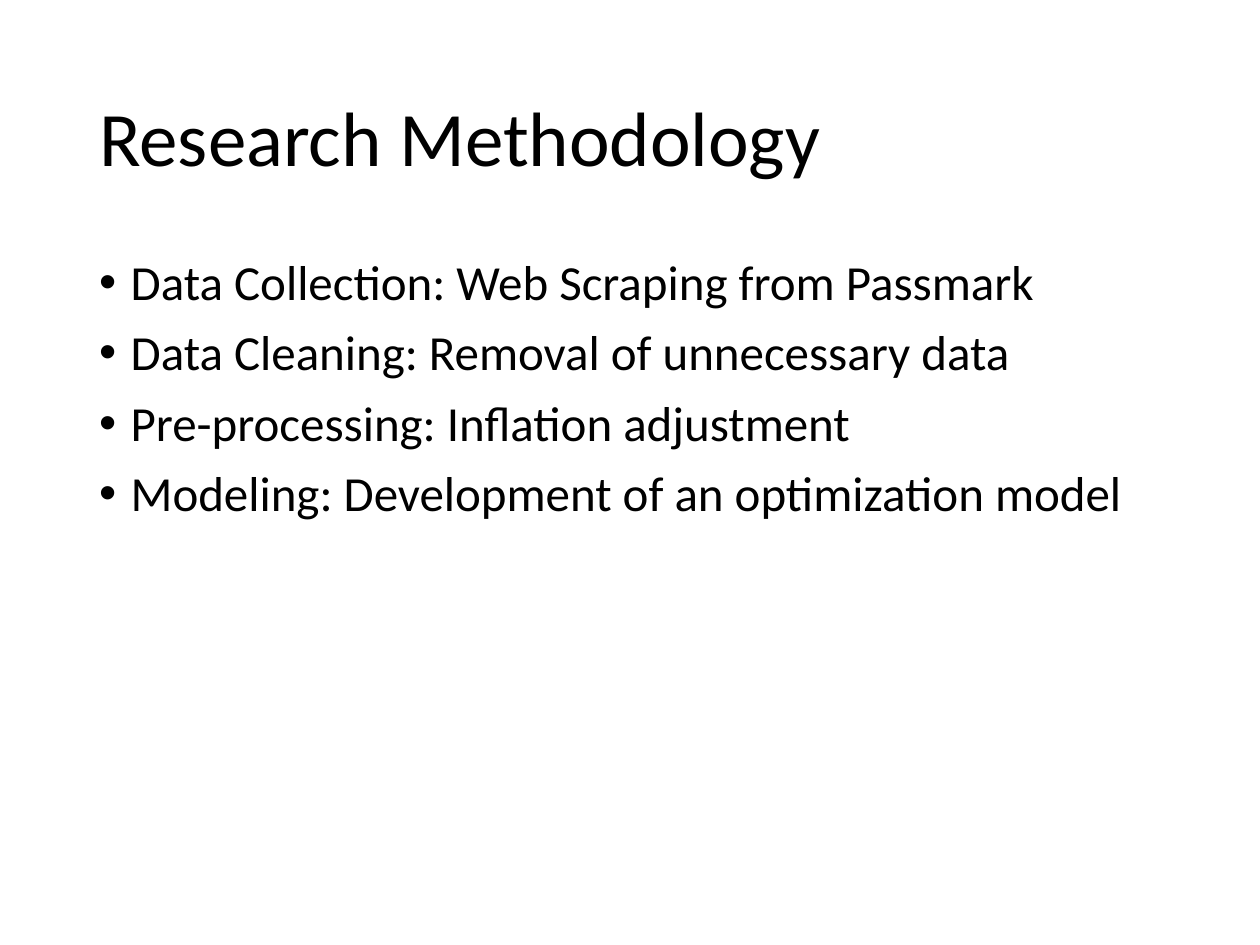
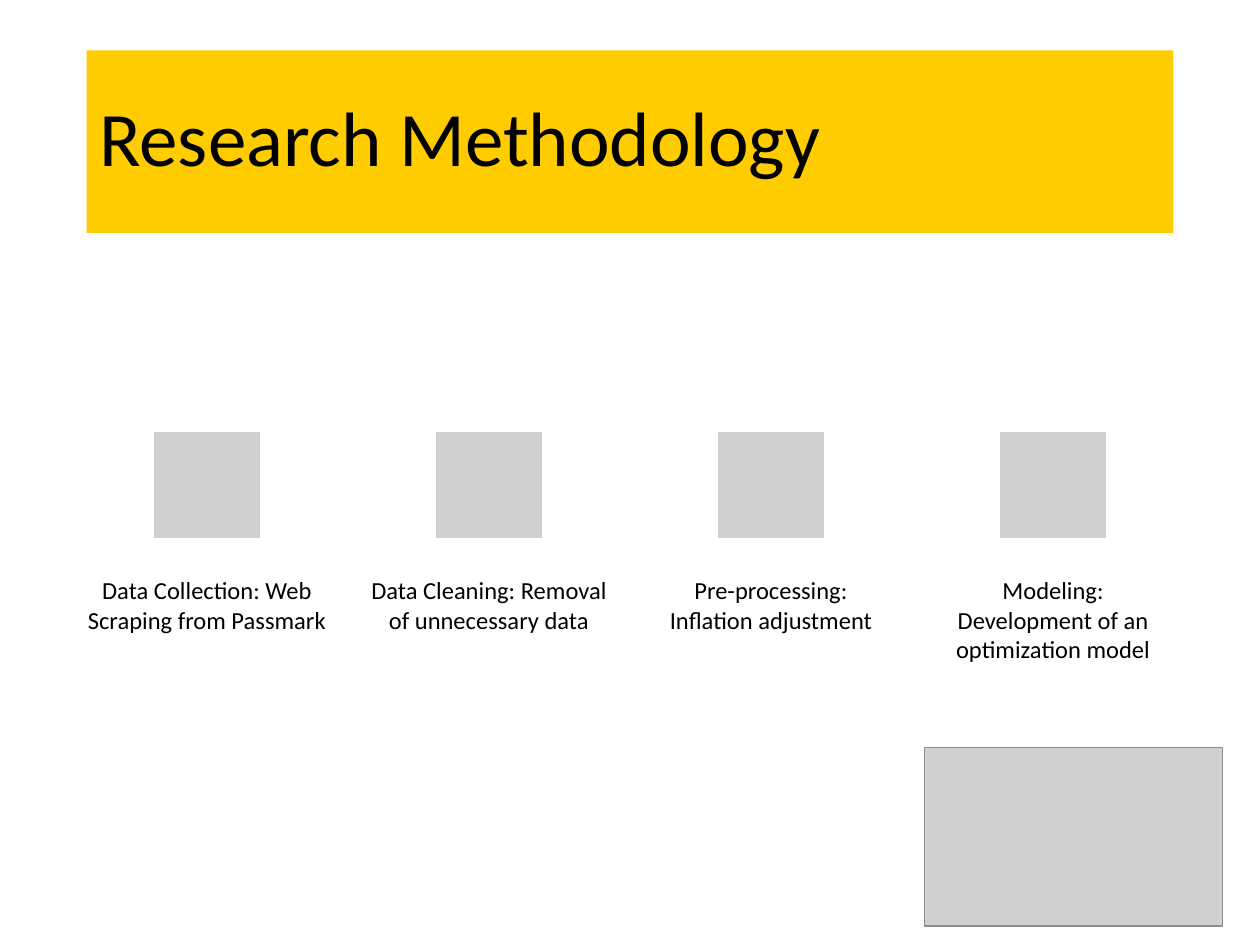
Before and after one commit to Scottielee33/thesis_2024_PC_LTE, a slide deck: slide 4 of final_presentation.pptx. Drawn at 1260x945 pixels with LibreOffice and Linux fonts; fonts in the diff are those of the drawing; grey boxes stand for pictures. Boxes give left, top, right and bottom in pixels: in the first picture for what was removed or moved away, otherwise in the second. Text is boxed around its words. In the diff, an @@ line names an element or a change of style, - is before the commit and + after.

```diff
--- a/final_presentation.pptx
+++ b/final_presentation.pptx
@@ title "Research Methodology": place and size @@
-title "Research Methodology" at [99, 112, 820, 180]
+title "Research Methodology" at [87, 50, 1173, 233]
@@ title "Research Methodology" at [87, 50, 1173, 233]: fill none to #FFCC00 @@
@@ text removed at [131, 266, 1121, 520] @@
-• Data Collection: Web Scraping from Passmark
-• Data Cleaning: Removal of unnecessary data
-• Pre-processing: Inflation adjustment
-• Modeling: Development of an optimization model
@@ group added at [88, 431, 1150, 662]: 4 pictures, 4 texts @@
+Data Collection: Web Scraping from Passmark
+Data Cleaning: Removal of unnecessary data
+Pre-processing: Inflation adjustment
+Modeling: Development of an optimization model
@@ picture added at [925, 747, 1222, 926] @@
```
Also in this commit, not shown: 7 other slides changed, 10 slides added, 3 slides removed.
